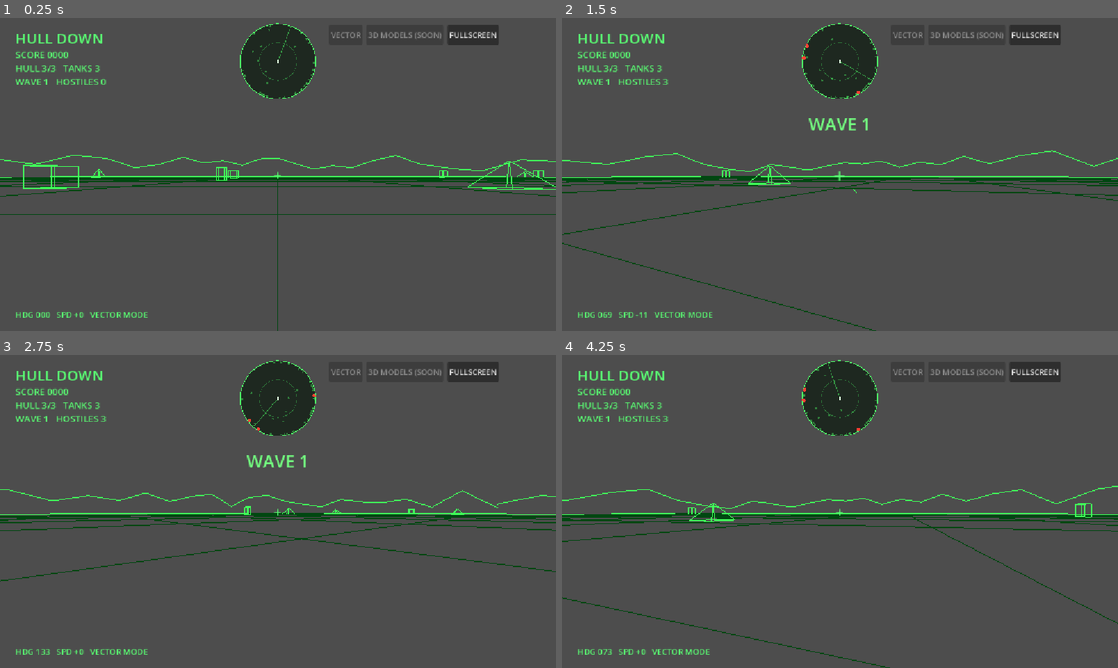
Above: before the commit, frames 1-4 (two rows, left to right).
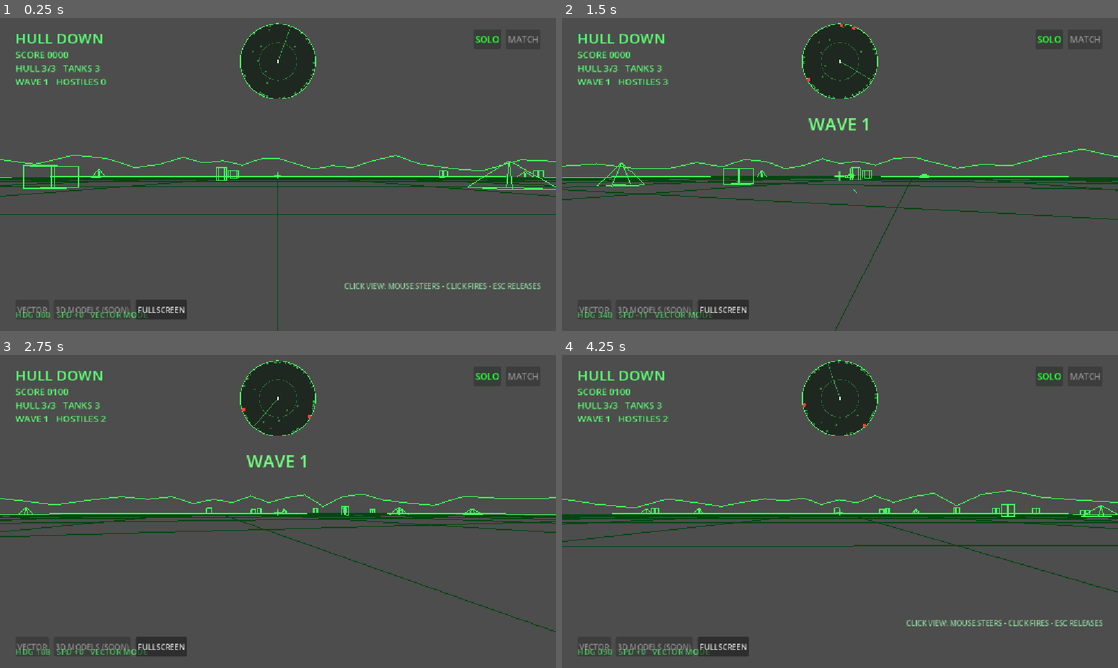
Above: after the commit, the same moments.

Repository: NomadtheGrey/hull-down
Game: Godot game, scene res://main.tscn
Same seed, same stepped clock (60 frames per second), same inputs: the game is played once before the commit and once after it.
Inputs (mouse positions are in pixels of both pictures, inside the frame that each line leads up to):
- Up to frame 1 (0.25 s): no input
- Up to frame 2 (1.5 s): tap Enter at 0.5, 0.6, 1.35 s; move the mouse to (962, 158) at 0.52 s; hold D 0.53-1.28 s; click (962, 158) at 0.67 s; tap Space at 0.77 s; move the mouse to (728, 190) at 1.27 s; hold S from 1.28 s (still down); click (728, 190) at 1.42 s
- Up to frame 3 (2.75 s): tap Space at 1.52 s; move the mouse to (333, 442) at 2.02 s; release S at 2.03 s; hold D from 2.03 s (still down); tap Enter at 2.1 s; click (333, 442) at 2.17 s
- Up to frame 4 (4.25 s): move the mouse to (812, 574) at 2.77 s; release D at 2.78 s; hold W 2.78-3.53 s; tap Enter at 2.85, 3.6 s; click (812, 574) at 2.92 s; tap Space at 3.02, 3.77 s; move the mouse to (1006, 558) at 3.52 s; hold A from 3.53 s (still down); click (1006, 558) at 3.67 s; tap Escape at 4.15 s

The runs differ from the first frame. In frame 1, 1.9% of the frame differs, in the area x 2-98%, y 2-97%; in frame 2, 5.0%; in frame 3, 4.6%; in frame 4, 5.5%, in the area x 0-100%, y 2-100%.

Commit message:
Build 4: SOLO/MATCH pills, touch pads, mouse steering via pointer capture

Diff:
--- a/main.gd
+++ b/main.gd
@@ -27,6 +27,7 @@
 const HULL_MAX := 3
 const CHUNK := 60.0
 const CHUNK_RADIUS := 2 # 5x5 chunks of battlefield around the player
+const MOUSE_SENS := 0.0032
 
 var heading := 0.0
 var speed_now := 0.0
@@ -48,6 +49,9 @@
 var wave_state := "intro" # intro -> combat -> cleared -> intro ...
 var wave_timer := 1.2
 var rng := RandomNumberGenerator.new()
+var touch_turn := 0 # -1..1, from the on-screen pads
+var touch_drive := 0 # -1..1, from the on-screen pads
+var mouse_captured := false
 
 var obstacles: Array[Dictionary] = []
 var enemies: Array[Dictionary] = []
@@ -69,6 +73,10 @@
 @onready var vector_btn: Button = $HUD/Options/VectorBtn
 @onready var model_btn: Button = $HUD/Options/ModelBtn
 @onready var full_btn: Button = $HUD/Options/FullBtn
+@onready var solo_btn: Button = $HUD/PlayModes/SoloBtn
+@onready var match_btn: Button = $HUD/PlayModes/MatchBtn
+@onready var hint: Label = $HUD/Hint
+@onready var touch_controls: Control = $HUD/TouchControls
 
 
 func _ready() -> void:
@@ -79,19 +87,69 @@
 	vector_btn.disabled = true
 	model_btn.disabled = true # Adam's pin: 3D option disabled until populated
 	full_btn.pressed.connect(toggle_fullscreen)
+	solo_btn.disabled = true # SOLO is the live mode
+	match_btn.disabled = true # MATCH stays disabled until multiplayer is wired
+	_bind_touch()
+	_apply_touch_visibility(false)
 	reticle.pivot_offset = reticle.size * 0.5
 	_rebuild_chunks(true)
 	_update_score_hud()
 
 
+## Touch pads feed the same turn/drive values the keyboard does, so
+## touch and keyboard/mouse buildouts stay simultaneous from here on
+## (Adam's pin — never assume the player is on a PC).
+func _bind_touch() -> void:
+	var fwd: Button = $HUD/TouchControls/FwdBtn
+	var back: Button = $HUD/TouchControls/BackBtn
+	var left: Button = $HUD/TouchControls/TurnLeftBtn
+	var right: Button = $HUD/TouchControls/TurnRightBtn
+	var fire: Button = $HUD/TouchControls/FireBtn
+	fwd.button_down.connect(func() -> void: touch_drive = 1)
+	fwd.button_up.connect(func() -> void: if touch_drive == 1: touch_drive = 0)
+	back.button_down.connect(func() -> void: touch_drive = -1)
+	back.button_up.connect(func() -> void: if touch_drive == -1: touch_drive = 0)
+	left.button_down.connect(func() -> void: touch_turn = 1)
+	left.button_up.connect(func() -> void: if touch_turn == 1: touch_turn = 0)
+	right.button_down.connect(func() -> void: touch_turn = -1)
+	right.button_up.connect(func() -> void: if touch_turn == -1: touch_turn = 0)
+	fire.button_down.connect(_fire)
+
+
+func _apply_touch_visibility(force: bool) -> void:
+	touch_controls.visible = force or DisplayServer.is_touchscreen_available()
+	hint.visible = not touch_controls.visible
+
+
+func _capture_mouse() -> void:
+	Input.mouse_mode = Input.MOUSE_MODE_CAPTURED
+	mouse_captured = true
+	hint.visible = false
+
+
+func _release_mouse() -> void:
+	Input.mouse_mode = Input.MOUSE_MODE_VISIBLE
+	mouse_captured = false
+	hint.visible = not touch_controls.visible
+
+
 func _unhandled_input(event: InputEvent) -> void:
-	if event is InputEventKey and event.pressed and not event.echo:
+	if event is InputEventMouseMotion and mouse_captured:
+		heading -= event.relative.x * MOUSE_SENS
+	elif event is InputEventKey and event.pressed and not event.echo:
 		if event.keycode == KEY_F11:
 			toggle_fullscreen()
+		elif event.keycode == KEY_ESCAPE and mouse_captured:
+			_release_mouse()
 		elif event.keycode == KEY_ENTER and game_over:
 			_restart()
 	elif event is InputEventMouseButton and event.pressed and event.button_index == MOUSE_BUTTON_LEFT:
-		_fire()
+		# PC mouse play: the first click on the view captures the mouse
+		# (move = steer); clicks while captured fire the cannon.
+		if mouse_captured:
+			_fire()
+		else:
+			_capture_mouse()
 
 
 func toggle_fullscreen() -> void:
@@ -135,19 +193,25 @@
 		renderer.update_enemies()
 		return
 
-	# --- player turning & driving ---
-	var turn := 0.0
+	# The browser/OS can take pointer capture back (Esc) without asking.
+	if mouse_captured and Input.mouse_mode != Input.MOUSE_MODE_CAPTURED and DisplayServer.get_name() != "headless":
+		mouse_captured = false
+		hint.visible = not touch_controls.visible
+
+	# --- player turning & driving (keyboard + touch pads together) ---
+	var turn := float(touch_turn)
 	if Input.is_physical_key_pressed(KEY_A) or Input.is_physical_key_pressed(KEY_LEFT):
 		turn += 1.0
 	if Input.is_physical_key_pressed(KEY_D) or Input.is_physical_key_pressed(KEY_RIGHT):
 		turn -= 1.0
-	heading += turn * TURN_SPEED * delta
-
-	var drive := 0.0
+	heading += clampf(turn, -1.0, 1.0) * TURN_SPEED * delta
+
+	var drive := float(touch_drive)
 	if Input.is_physical_key_pressed(KEY_W) or Input.is_physical_key_pressed(KEY_UP):
 		drive += 1.0
 	if Input.is_physical_key_pressed(KEY_S) or Input.is_physical_key_pressed(KEY_DOWN):
 		drive -= 1.0
+	drive = clampf(drive, -1.0, 1.0)
 	speed_now = drive * MOVE_SPEED
 	var forward := Vector3(-sin(heading), 0, -cos(heading))
 	tank.position = _resolve_collisions(tank.position + forward * speed_now * delta, TANK_RADIUS)
--- a/main.tscn
+++ b/main.tscn
@@ -25,6 +25,7 @@
 color = Color(1, 0.15, 0.1, 0)
 
 [node name="Title" type="Label" parent="HUD"]
+mouse_filter = 2
 offset_left = 32.0
 offset_top = 20.0
 offset_right = 500.0
@@ -34,6 +35,7 @@
 text = "HULL DOWN"
 
 [node name="Score" type="Label" parent="HUD"]
+mouse_filter = 2
 offset_left = 32.0
 offset_top = 62.0
 offset_right = 500.0
@@ -43,6 +45,7 @@
 text = "SCORE 0000"
 
 [node name="Hull" type="Label" parent="HUD"]
+mouse_filter = 2
 offset_left = 32.0
 offset_top = 90.0
 offset_right = 500.0
@@ -52,6 +55,7 @@
 text = "HULL 3/3   TANKS 3"
 
 [node name="Wave" type="Label" parent="HUD"]
+mouse_filter = 2
 offset_left = 32.0
 offset_top = 118.0
 offset_right = 500.0
@@ -61,6 +65,7 @@
 text = "WAVE 1   HOSTILES 0"
 
 [node name="Status" type="Label" parent="HUD"]
+mouse_filter = 2
 anchor_top = 1.0
 anchor_bottom = 1.0
 offset_left = 32.0
@@ -72,6 +77,7 @@
 text = "HDG 000   SPD +0   VECTOR MODE"
 
 [node name="Reticle" type="Label" parent="HUD"]
+mouse_filter = 2
 anchor_right = 1.0
 anchor_bottom = 1.0
 theme_override_colors/font_color = Color(0.35, 1, 0.45, 1)
@@ -81,6 +87,7 @@
 vertical_alignment = 1
 
 [node name="Radar" type="Control" parent="HUD"]
+mouse_filter = 2
 anchor_left = 0.5
 anchor_right = 0.5
 offset_left = -80.0
@@ -91,6 +98,7 @@
 script = ExtResource("3_rad")
 
 [node name="GameOver" type="Label" parent="HUD"]
+mouse_filter = 2
 visible = false
 anchor_right = 1.0
 anchor_bottom = 1.0
@@ -103,6 +111,7 @@
 vertical_alignment = 1
 
 [node name="Banner" type="Label" parent="HUD"]
+mouse_filter = 2
 visible = false
 anchor_top = 0.26
 anchor_right = 1.0
@@ -113,14 +122,127 @@
 horizontal_alignment = 1
 vertical_alignment = 1
 
+[node name="PlayModes" type="HBoxContainer" parent="HUD"]
+anchor_left = 1.0
+anchor_right = 1.0
+offset_left = -248.0
+offset_top = 24.0
+offset_right = -32.0
+offset_bottom = 64.0
+theme_override_constants/separation = 10
+alignment = 2
+
+[node name="SoloBtn" type="Button" parent="HUD/PlayModes"]
+modulate = Color(0.45, 1, 0.5, 1)
+layout_mode = 2
+focus_mode = 0
+disabled = true
+theme_override_colors/font_disabled_color = Color(0.35, 1, 0.45, 1)
+theme_override_font_sizes/font_size = 18
+text = "SOLO"
+
+[node name="MatchBtn" type="Button" parent="HUD/PlayModes"]
+layout_mode = 2
+focus_mode = 0
+disabled = true
+theme_override_font_sizes/font_size = 18
+text = "MATCH"
+
+[node name="Hint" type="Label" parent="HUD"]
+anchor_left = 1.0
+anchor_top = 1.0
+anchor_right = 1.0
+anchor_bottom = 1.0
+offset_left = -560.0
+offset_top = -104.0
+offset_right = -32.0
+offset_bottom = -76.0
+mouse_filter = 2
+theme_override_colors/font_color = Color(0.55, 0.8, 0.6, 1)
+theme_override_font_sizes/font_size = 15
+text = "CLICK VIEW: MOUSE STEERS - CLICK FIRES - ESC RELEASES"
+horizontal_alignment = 2
+
+[node name="TouchControls" type="Control" parent="HUD"]
+visible = false
+anchor_right = 1.0
+anchor_bottom = 1.0
+mouse_filter = 2
+
+[node name="TurnLeftBtn" type="Button" parent="HUD/TouchControls"]
+modulate = Color(1, 1, 1, 0.8)
+anchor_top = 1.0
+anchor_bottom = 1.0
+offset_left = 24.0
+offset_top = -128.0
+offset_right = 112.0
+offset_bottom = -32.0
+focus_mode = 0
+theme_override_font_sizes/font_size = 20
+text = "LEFT"
+
+[node name="TurnRightBtn" type="Button" parent="HUD/TouchControls"]
+modulate = Color(1, 1, 1, 0.8)
+anchor_top = 1.0
+anchor_bottom = 1.0
+offset_left = 124.0
+offset_top = -128.0
+offset_right = 212.0
+offset_bottom = -32.0
+focus_mode = 0
+theme_override_font_sizes/font_size = 20
+text = "RIGHT"
+
+[node name="FwdBtn" type="Button" parent="HUD/TouchControls"]
+modulate = Color(1, 1, 1, 0.8)
+anchor_left = 1.0
+anchor_top = 1.0
+anchor_right = 1.0
+anchor_bottom = 1.0
+offset_left = -212.0
+offset_top = -128.0
+offset_right = -124.0
+offset_bottom = -32.0
+focus_mode = 0
+theme_override_font_sizes/font_size = 20
+text = "FWD"
+
+[node name="BackBtn" type="Button" parent="HUD/TouchControls"]
+modulate = Color(1, 1, 1, 0.8)
+anchor_left = 1.0
+anchor_top = 1.0
+anchor_right = 1.0
+anchor_bottom = 1.0
+offset_left = -112.0
+offset_top = -128.0
+offset_right = -24.0
+offset_bottom = -32.0
+focus_mode = 0
+theme_override_font_sizes/font_size = 20
+text = "BACK"
+
+[node name="FireBtn" type="Button" parent="HUD/TouchControls"]
+modulate = Color(1, 0.6, 0.5, 0.85)
+anchor_left = 1.0
+anchor_top = 1.0
+anchor_right = 1.0
+anchor_bottom = 1.0
+offset_left = -212.0
+offset_top = -232.0
+offset_right = -24.0
+offset_bottom = -140.0
+focus_mode = 0
+theme_override_font_sizes/font_size = 26
+text = "FIRE"
+
 [node name="Options" type="HBoxContainer" parent="HUD"]
-anchor_left = 1.0
-anchor_right = 1.0
-offset_left = -470.0
-offset_top = 14.0
-offset_right = -14.0
-offset_bottom = 56.0
-theme_override_constants/separation = 8
+anchor_top = 1.0
+anchor_bottom = 1.0
+offset_left = 32.0
+offset_top = -64.0
+offset_right = 560.0
+offset_bottom = -24.0
+theme_override_constants/separation = 10
 
 [node name="VectorBtn" type="Button" parent="HUD/Options"]
 focus_mode = 0
Not shown, changed: DESIGN.md
